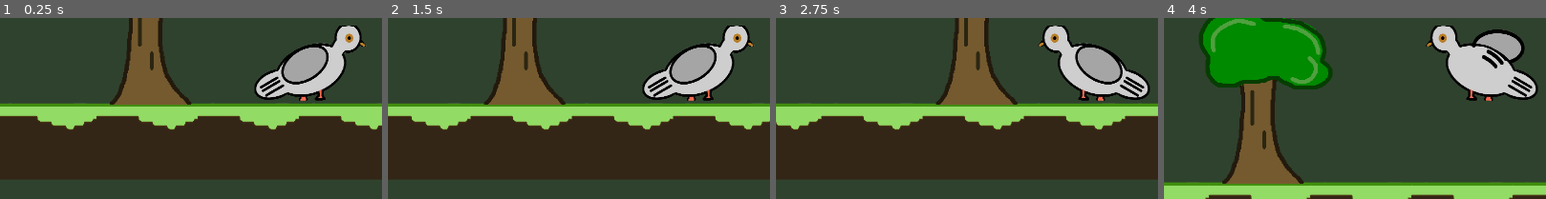
Above: before the commit, frames 1-4 (left to right).
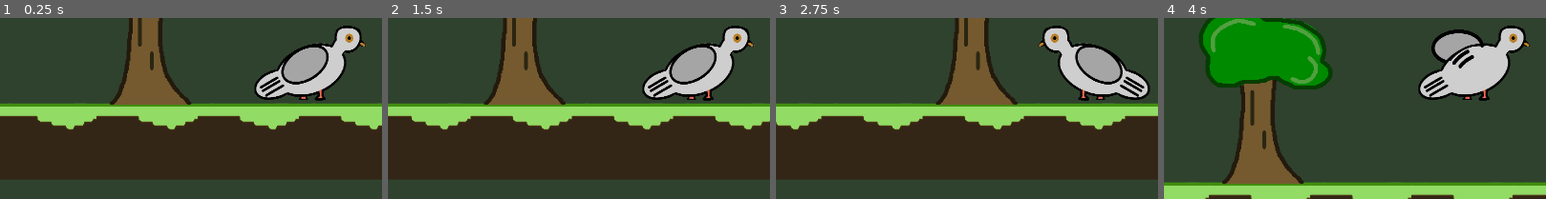
Above: after the commit, the same moments.

Repository: Lytik220212/pigeon-fall-of-empire-
Game: Godot game, scene res://3_1_world.tscn
Same seed, same stepped clock (60 frames per second), same inputs: the game is played once before the commit and once after it. This scene is started directly instead of the project's main scene.
Inputs (mouse positions are % of the whole screen's width and height, from its top left):
- Up to frame 1 (0.25 s): no input
- Up to frame 2 (1.5 s): tap Enter at 0.5 s; move the mouse to (72, 35) at 0.52 s; hold I (1s) 0.53-1.28 s; hold D (right) from 0.53 s (still down); tap Space (jump) at 0.77 s; move the mouse to (30, 47) at 1.27 s; tap I (1s) at 1.35 s
- Up to frame 3 (2.75 s): tap Space (jump) at 1.52 s; move the mouse to (60, 15) at 2.02 s; release D (right) at 2.03 s; hold A (left) from 2.03 s (still down); hold O (2s) from 2.03 s (still down); tap I (1s) at 2.3 s
- Up to frame 4 (4 s): move the mouse to (45, 65) at 2.77 s; release A (left) at 2.78 s; release O (2s) at 2.78 s; hold D (right) from 2.78 s (still down); tap P (3s) at 2.85 s; tap Space (jump) at 3.02, 3.77 s; tap I (1s) at 3.05 s; move the mouse to (80, 59) at 3.52 s; hold I (1s) from 3.53 s (still down); click (80, 59) at 3.6 s
The pictures show only the part of the screen within x 12-62%, y 36-86%; the shares and areas given below are measured in that part.

The runs differ from the first frame. In frame 1, 0.1% of the frame differs, in the area x 78-94%, y 4-46%; in frame 2, 0.1%; in frame 3, 0.1%; in frame 4, 7.5%, in the area x 66-98%, y 4-46%.

Commit message:
edited player sprite

Diff:
--- a/player.gd
+++ b/player.gd
@@ -5,6 +5,7 @@
 var speed = 301
 var coins = 0
 var can_walljump = true
+var pressing_right = false
 
 func _enter_tree() -> void:
 	set_multiplayer_authority(int(name))
@@ -24,7 +25,11 @@
 		if(Input.is_action_pressed("left") and !is_on_floor):
 			print("hi")
 			$Sprite2D.texture = load("res://pigeon-jump.png")
-		if(Input.is_action_pressed("right") and !is_on_floor):
+		if(Input.is_action_just_pressed("left")):
+			pressing_right = true
+		else:
+			pressing_right = false
+		if(pressing_right == true and !is_on_floor):
 			print("hi2")
 			$Sprite2D.texture = load("res://pigeon-jumpotz.png")
 		var direction = Input.get_axis("left","right")
Not shown: 1 places in 4_1world.tscn that only renumber resources
Binary file added: pigeon-jump.jpg
Not shown, added: pigeon-jump.jpg.import
Binary file changed: pigeon-jump.png
Binary file changed: pigeon-jumpotz.png
Binary file changed: pigeon-remodel.png
Binary file changed: pigeon-remodelotz.png
Binary file added: pigeon.jpg
Not shown, added: pigeon.jpg.import
